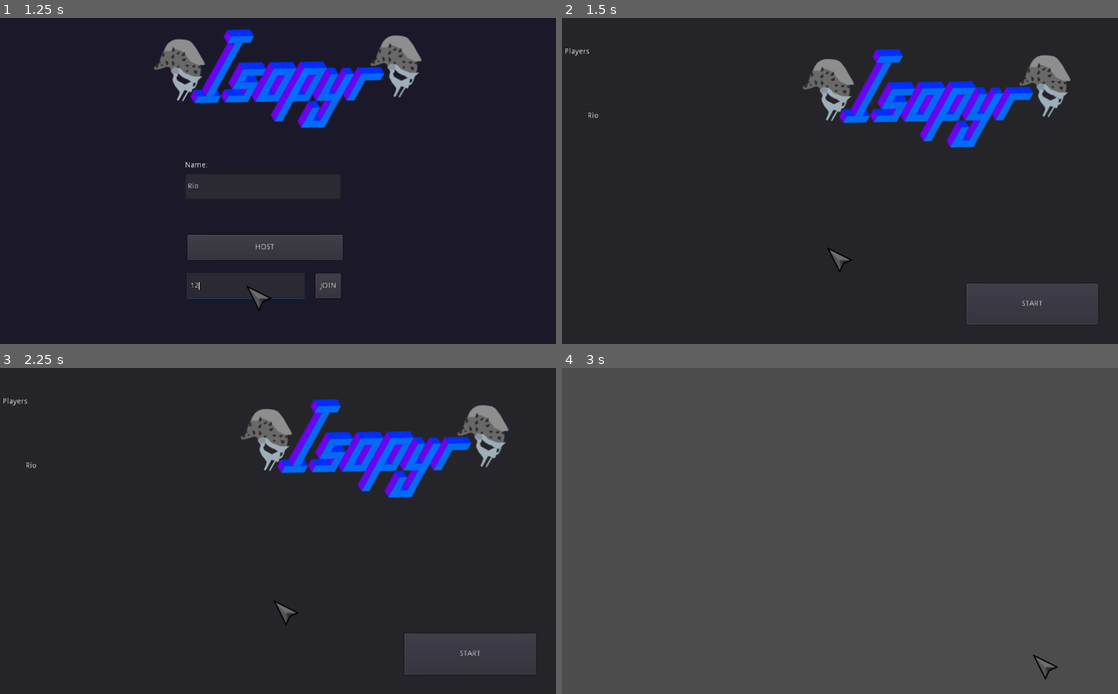
Above: before the commit, frames 1-4 (two rows, left to right).
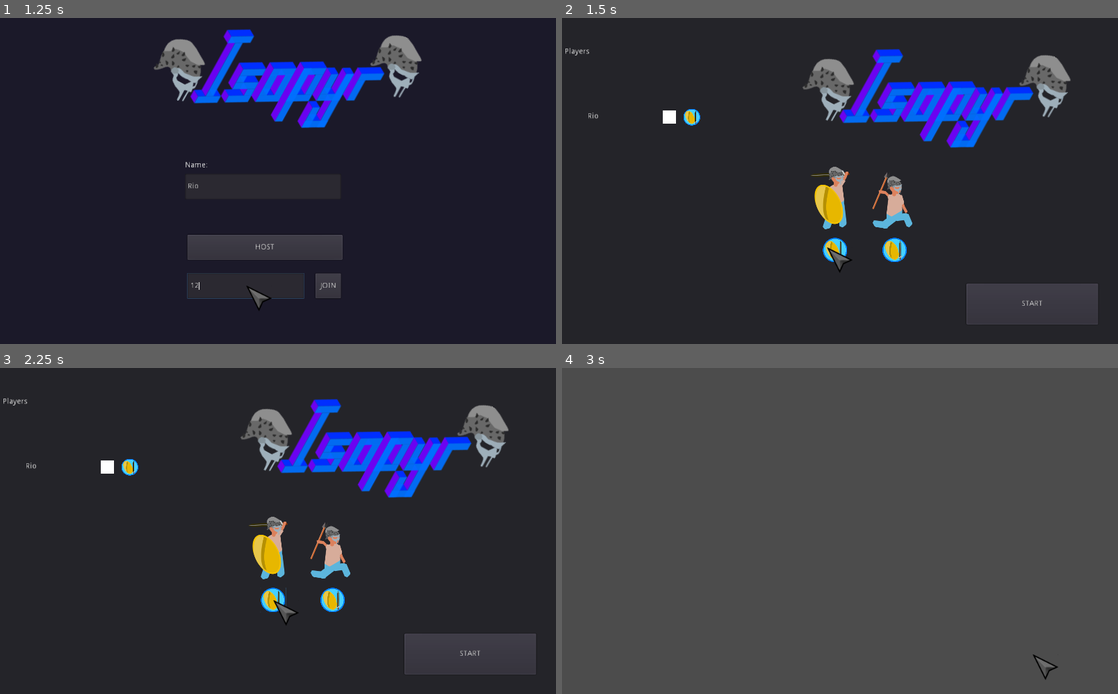
Above: after the commit, the same moments.

Repository: pjheden/isopyr
Game: Godot game, scene res://Start.tscn
Same seed, same stepped clock (60 frames per second), same inputs: the game is played once before the commit and once after it.
Inputs (mouse positions are in pixels of both pictures, inside the frame that each line leads up to):
- Up to frame 1 (1.25 s): click (244, 285) at 0.52 s; type "12" at 0.6 s
- Up to frame 2 (1.5 s): click "HOST" at 1.25 s
- Up to frame 3 (2.25 s): click (272, 599) at 2.02 s
- Up to frame 4 (3 s): click "START" at 2.75 s

Frame 1 is identical in both runs. In frame 2, 2.0% of the frame differs, in the area x 4-63%, y 27-75%; in frame 3, 2.1%; in frame 4, nothing differs.
Error in both runs: Assertion failed. (res://autoloads/Network.gd:138)

Commit message:
ADD affinity resources

Diff:
--- a/Start.tscn
+++ b/Start.tscn
@@ -1,7 +1,10 @@
-[gd_scene load_steps=3 format=2]
+[gd_scene load_steps=6 format=2]
 
 [ext_resource path="res://Start.gd" type="Script" id=1]
 [ext_resource path="res://resources/sprites/logo.png" type="Texture" id=2]
+[ext_resource path="res://resources/sprites/warrior-icon.png" type="Texture" id=3]
+[ext_resource path="res://resources/sprites/maximus_sheet.png" type="Texture" id=4]
+[ext_resource path="res://resources/sprites/maxsword_sheet.png" type="Texture" id=5]
 
 [node name="Server_browser" type="Control"]
 anchor_right = 1.0
@@ -107,6 +110,46 @@
 "_edit_use_anchors_": false
 }
 
+[node name="MaximusSheet" type="Sprite" parent="Lobby"]
+position = Vector2( 608, 335 )
+scale = Vector2( 0.592857, 0.592857 )
+texture = ExtResource( 4 )
+region_enabled = true
+region_rect = Rect2( 28.9501, 693.555, 149.753, 179.116 )
+
+[node name="Button" type="Button" parent="Lobby/MaximusSheet"]
+margin_left = -268.193
+margin_top = 136.627
+margin_right = -97.1929
+margin_bottom = 301.627
+rect_scale = Vector2( 0.475697, 0.475697 )
+rect_pivot_offset = Vector2( 94.8586, -39.1584 )
+icon = ExtResource( 3 )
+flat = true
+__meta__ = {
+"_edit_use_anchors_": false
+}
+
+[node name="MaxswordSheet" type="Sprite" parent="Lobby"]
+position = Vector2( 496, 335 )
+scale = Vector2( 0.592857, 0.592857 )
+texture = ExtResource( 5 )
+region_enabled = true
+region_rect = Rect2( 14.2684, 661.255, 140.944, 229.033 )
+
+[node name="Button" type="Button" parent="Lobby/MaxswordSheet"]
+margin_left = 106.265
+margin_top = 136.627
+margin_right = 277.265
+margin_bottom = 301.627
+rect_scale = Vector2( 0.475697, 0.475697 )
+rect_pivot_offset = Vector2( 94.8586, -39.1584 )
+icon = ExtResource( 3 )
+flat = true
+__meta__ = {
+"_edit_use_anchors_": false
+}
+
 [node name="Start_server" type="Button" parent="Lobby"]
 anchor_left = 0.5
 anchor_top = 0.5
--- a/scenes/ui/LobbyPlayer.tscn
+++ b/scenes/ui/LobbyPlayer.tscn
@@ -1,6 +1,7 @@
-[gd_scene load_steps=2 format=2]
+[gd_scene load_steps=3 format=2]
 
 [ext_resource path="res://scenes/ui/LobbyPlayer.gd" type="Script" id=1]
+[ext_resource path="res://resources/sprites/warrior-icon.png" type="Texture" id=2]
 
 [node name="Player1" type="Control"]
 anchor_left = 0.00488281
@@ -16,30 +17,39 @@
 "_edit_use_anchors_": false
 }
 
-[node name="Color" type="ColorRect" parent="."]
-anchor_top = 0.5
+[node name="Name" type="Label" parent="."]
 anchor_right = 1.0
-anchor_bottom = 0.5
-margin_left = 230.0
-margin_top = -18.5
-margin_right = -21.0
-margin_bottom = 10.5
-rect_pivot_offset = Vector2( -231, -264 )
-__meta__ = {
-"_edit_use_anchors_": false
-}
-
-[node name="Name" type="Label" parent="."]
-anchor_top = 0.5
-anchor_right = 1.0
-anchor_bottom = 0.5
+anchor_bottom = 0.854
 margin_left = 20.0
-margin_top = -20.5
 margin_right = -177.0
-margin_bottom = 14.5
+margin_bottom = -0.0139999
 rect_pivot_offset = Vector2( -231, -264 )
 text = "Maximus"
 valign = 1
 __meta__ = {
 "_edit_use_anchors_": false
 }
+
+[node name="TextureRect" type="TextureRect" parent="."]
+anchor_left = -0.028
+anchor_right = 0.952
+anchor_bottom = 1.0
+margin_left = 147.812
+margin_top = -79.0
+margin_right = 33.392
+margin_bottom = 39.0
+rect_scale = Vector2( 0.194172, 0.194172 )
+rect_pivot_offset = Vector2( 61.8009, 97.8514 )
+texture = ExtResource( 2 )
+__meta__ = {
+"_edit_use_anchors_": false
+}
+
+[node name="Color" type="ColorRect" parent="."]
+margin_left = 158.0
+margin_top = 3.0
+margin_right = 182.0
+margin_bottom = 27.0
+__meta__ = {
+"_edit_use_anchors_": false
+}
Binary file added: resources/sprites/warrior-icon.png
Not shown, added: resources/sprites/warrior-icon.png.import
Not shown, added: resources/affinity/isopyr.afdesign
Not shown, added: resources/affinity/isopyr_spritesheet.afdesign
Not shown, added: resources/affinity/isopyr_spritesheet2.afdesign
Not shown, added: resources/affinity/meleedude_spritesheet.afdesign
Not shown, added: resources/affinity/simple_enemy_spritesheet.afdesign
Not shown, added: resources/affinity/simple_enemy_spritesheet2.afdesign
Not shown, added: resources/affinity/untitled.afdesign
